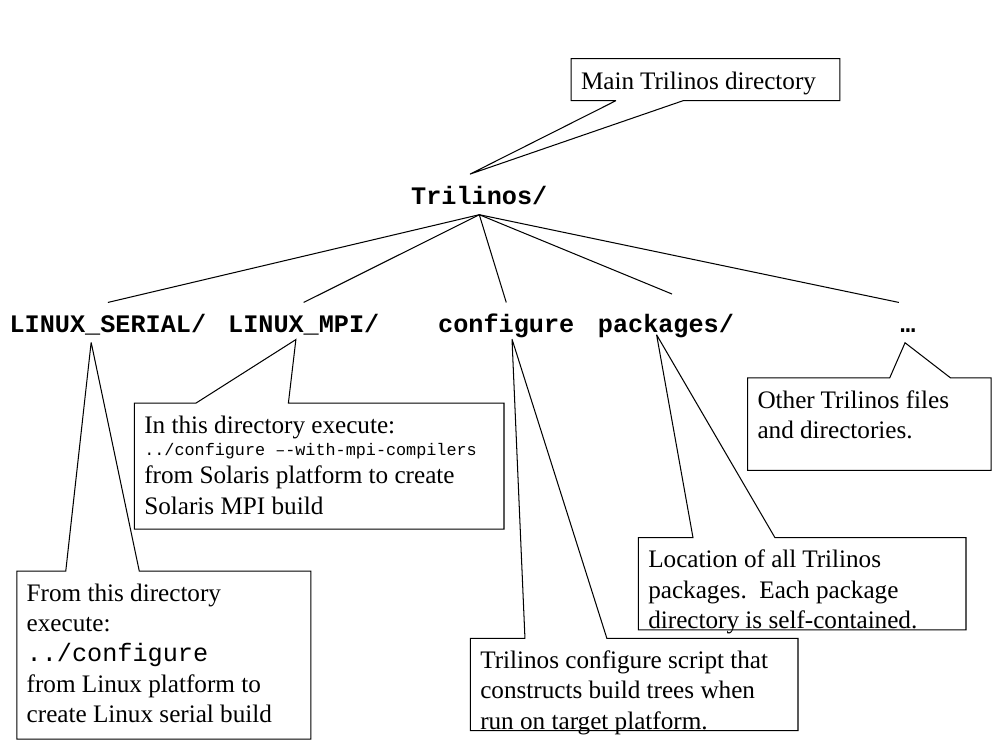
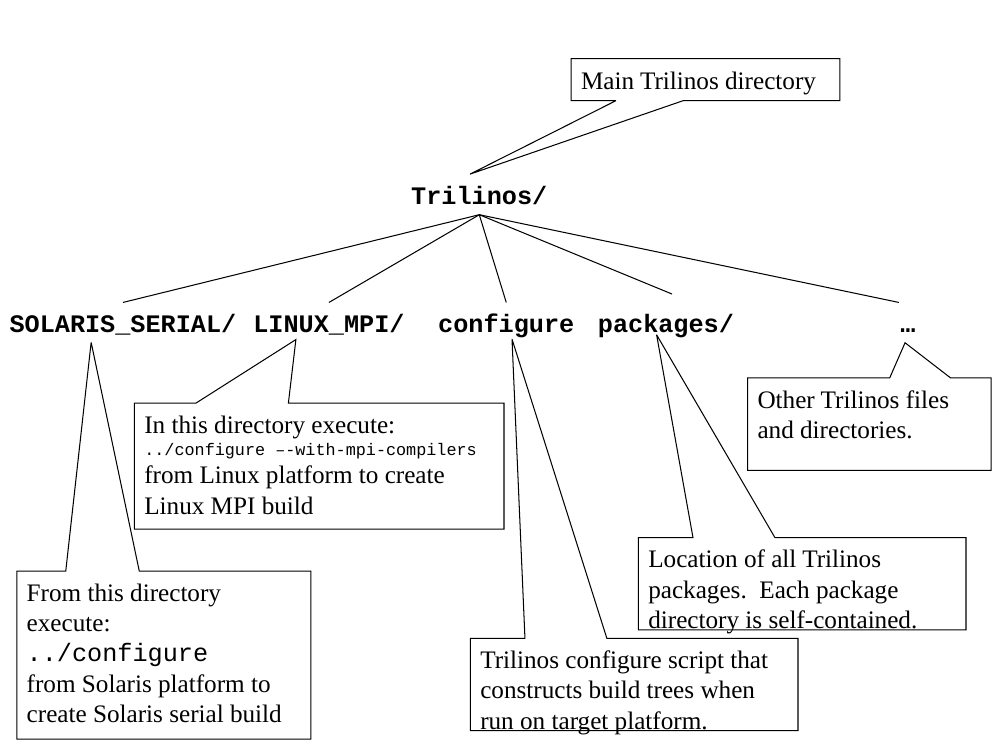
Before and after one commit to trilinos/Trilinos, a slide deck: slide 1 of doc/DevGuide/TrilinosDirectoryStructure.ppt. Drawn at 1008x756 pixels with LibreOffice and Linux fonts; fonts in the diff are those of the drawing. Boxes give left, top, right and bottom in pixels: in the first picture for what was removed or moved away, otherwise in the second. Text is boxed around its words. In the diff, an @@ line names an element or a change of style, - is before the commit and + after.

```diff
--- a/doc/DevGuide/TrilinosDirectoryStructure.ppt
+++ b/doc/DevGuide/TrilinosDirectoryStructure.ppt
@@ line moved from (480, 215) - (108, 302) to (480, 215) - (123, 302) @@
@@ line moved from (480, 215) - (303, 302) to (480, 215) - (329, 302) @@
@@ text at box(10, 314, 237, 335): text changed @@
-LINUX_SERIAL/
+SOLARIS_SERIAL/
@@ text "LINUX_MPI/": place and size @@
-text "LINUX_MPI/" at box(228, 314, 379, 341)
+text "LINUX_MPI/" at box(253, 314, 404, 341)
@@ text in speech box at box(144, 465, 445, 515): text changed @@
-from Solaris platform to create Solaris MPI build
+from Linux platform to create Linux MPI build
@@ text in speech box at box(27, 674, 282, 723): text changed @@
-from Linux platform to create Linux serial build
+from Solaris platform to create Solaris serial build
```
Also in this commit, not shown: 1 other file.
